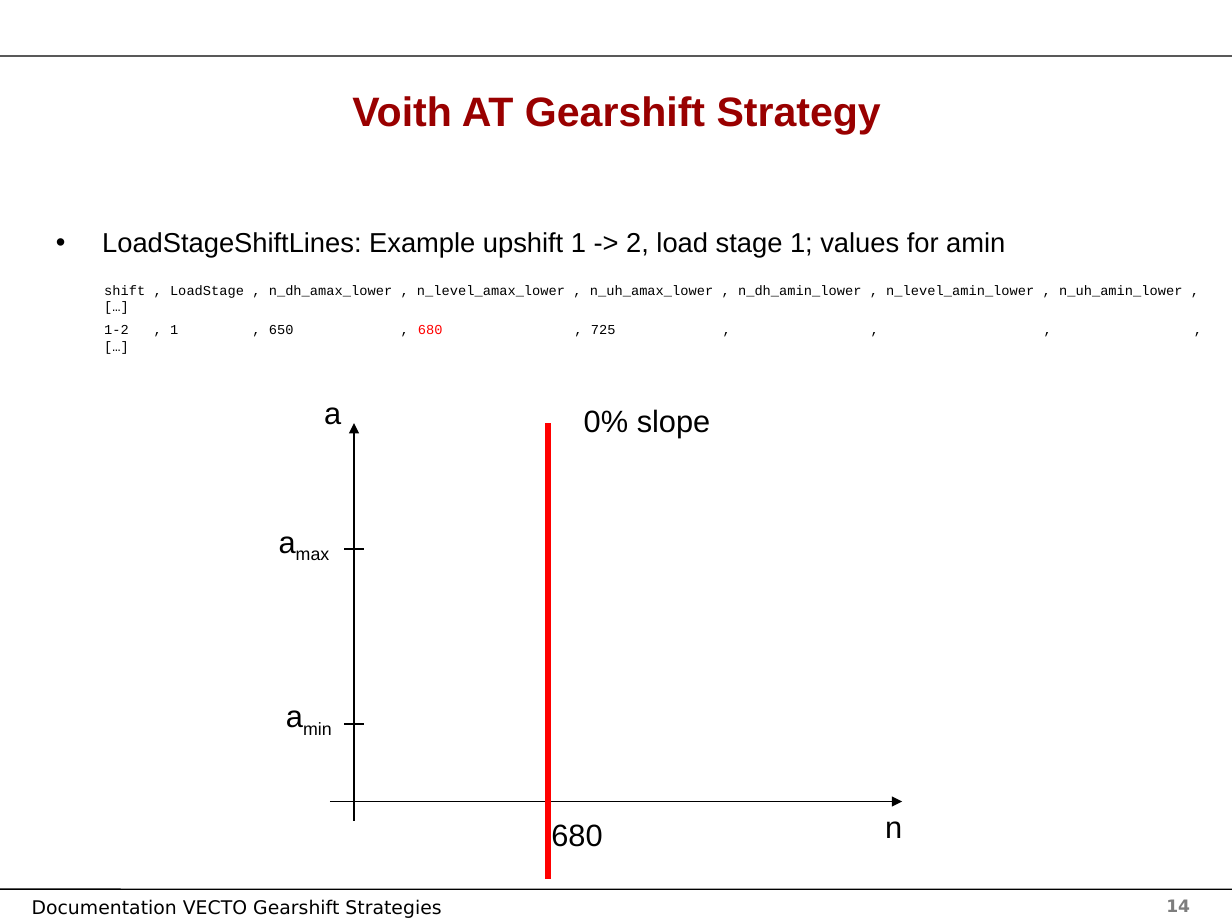
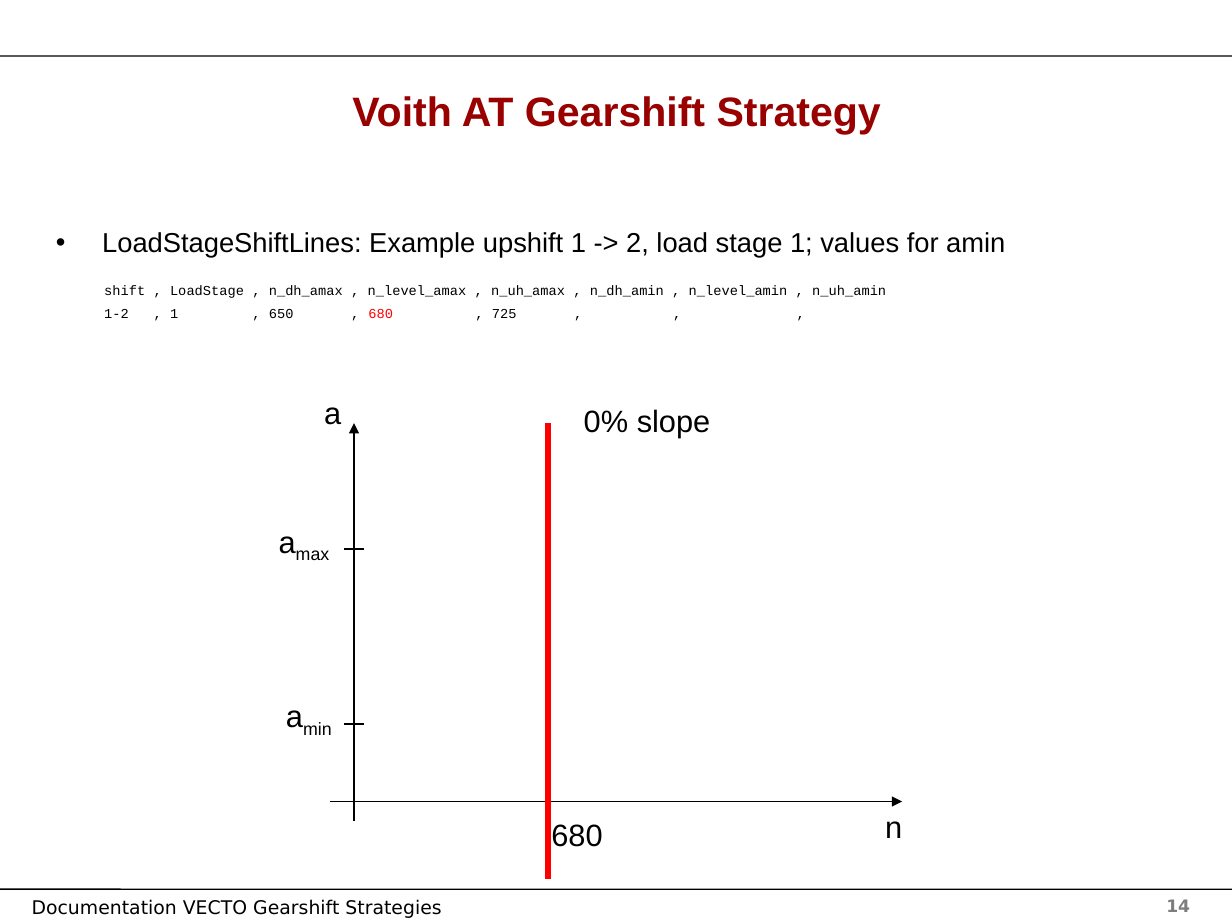
Before and after one commit to tanawadeatharva/BharatVECTO, a slide deck: slide 14 of Documentation/User Manual Source/DocumentationGearshiftModels.pptx. Drawn at 1232x924 pixels with LibreOffice and Linux fonts; fonts in the diff are those of the drawing; background and template pictures are left out. Boxes give left, top, right and bottom in pixels: in the first picture for what was removed or moved away, otherwise in the second. Text is boxed around its words. In the diff, an @@ line names an element or a change of style, - is before the commit and + after.

Commit message:
simplify structure of shiftlines according to Voith-Proposal: no interpolation for load-stage 5, put average values into vgsv file directly

```diff
--- a/Documentation/User Manual Source/DocumentationGearshiftModels.pptx
+++ b/Documentation/User Manual Source/DocumentationGearshiftModels.pptx
@@ text at (x1=104, y1=285, x2=886, y2=318): text changed @@
-shift , LoadStage , n_dh_amax_lower , n_level_amax_lower , n_uh_amax_lower , n_dh_amin_lower , n_level_amin_lower , n_uh_amin_lower , […]
-1-2 , 1 , 650 , 680 , 725 , , , , […]
+shift , LoadStage , n_dh_amax , n_level_amax , n_uh_amax , n_dh_amin , n_level_amin , n_uh_amin
+1-2 , 1 , 650 , 680 , 725 , , ,
```
Also in this commit, not shown: 2 other slides changed, 1 slide removed, 3 other files.
